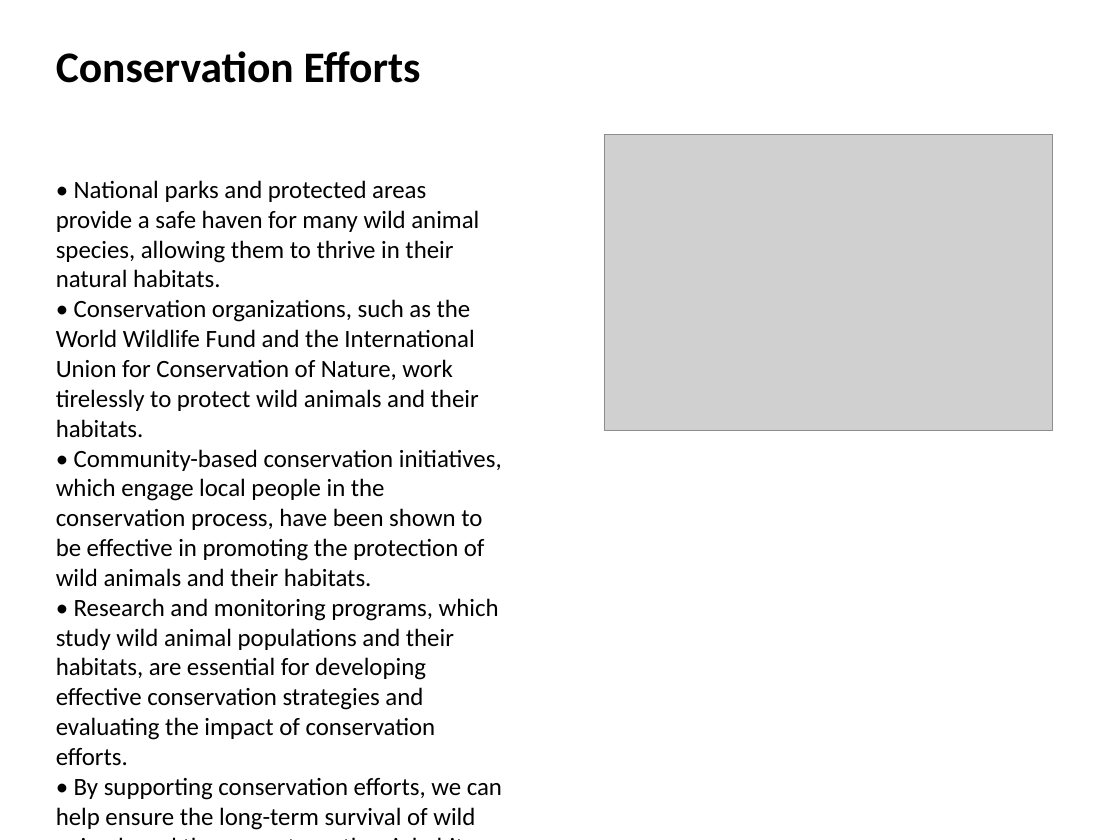
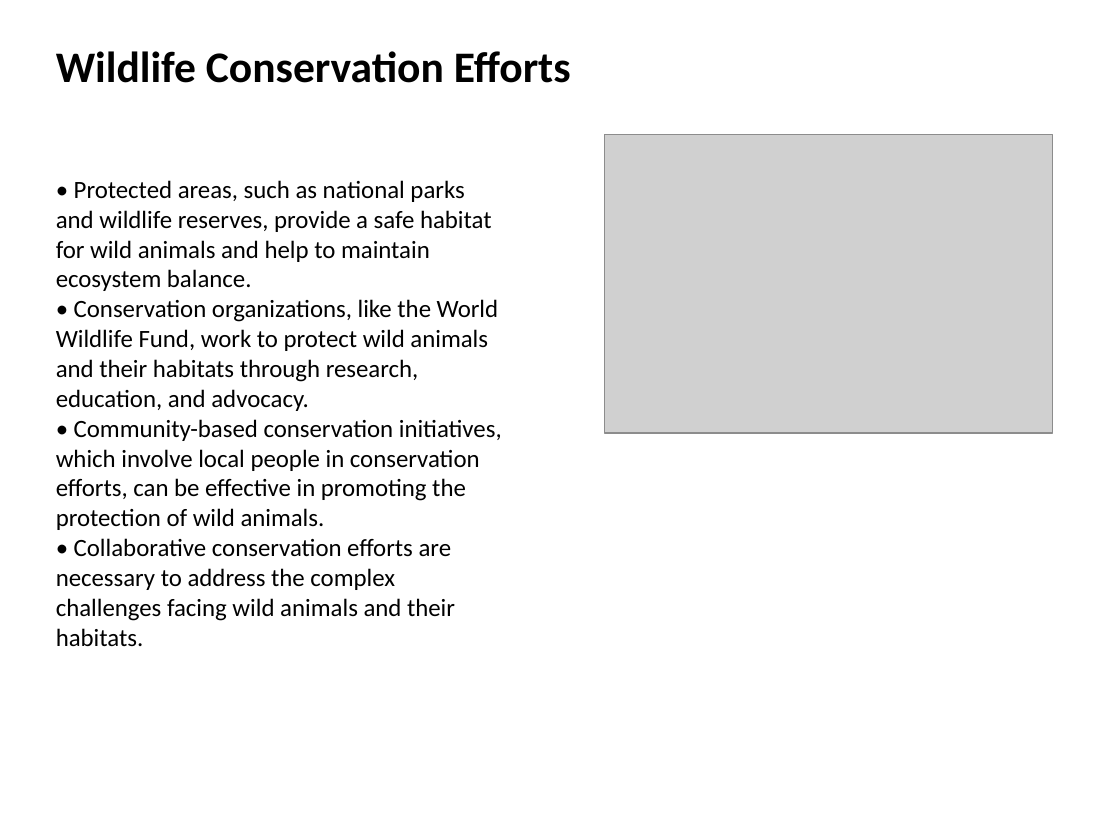
Before and after one commit to samith-debug/AI_PPTX_Generator, a slide deck: slide 9 of generated_ppt/wild_animals.pptx (slide 5 before the commit). Drawn at 1120x840 pixels with LibreOffice and Linux fonts; fonts in the diff are those of the drawing; grey boxes stand for pictures. Boxes give left, top, right and bottom in pixels: in the first picture for what was removed or moved away, otherwise in the second. Text is boxed around its words. In the diff, an @@ line names an element or a change of style, - is before the commit and + after.

Commit message:
Limit slides to 15 and connect frontend to local backend

```diff
--- a/generated_ppt/wild_animals.pptx
+++ b/generated_ppt/wild_animals.pptx
@@ text at [56, 51, 571, 83]: text changed @@
-Conservation Efforts
+Wildlife Conservation Efforts
@@ text at [56, 180, 502, 646]: text changed @@
-• National parks and protected areas provide a safe haven for many wild animal species, allowing them to thrive in their natural habitats.
-• Conservation organizations, such as the World Wildlife Fund and the International Union for Conservation of Nature, work tirelessly to protect wild animals and their habitats.
-• Community-based conservation initiatives, which engage local people in the conservation process, have been shown to be effective in promoting the protection of wild animals and their habitats.
-• Research and monitoring programs, which study wild animal populations and their habitats, are essential for developing effective conservation strategies and evaluating the impact of conservation efforts.
-• By supporting conservation efforts, we can help ensure the long-term survival of wild animals and the ecosystems they inhabit.
+• Protected areas, such as national parks and wildlife reserves, provide a safe habitat for wild animals and help to maintain ecosystem balance.
+• Conservation organizations, like the World Wildlife Fund, work to protect wild animals and their habitats through research, education, and advocacy.
+• Community-based conservation initiatives, which involve local people in conservation efforts, can be effective in promoting the protection of wild animals.
+• Collaborative conservation efforts are necessary to address the complex challenges facing wild animals and their habitats.
```
Also in this commit, not shown: 6 other slides changed, 8 slides added, 5 other files.
